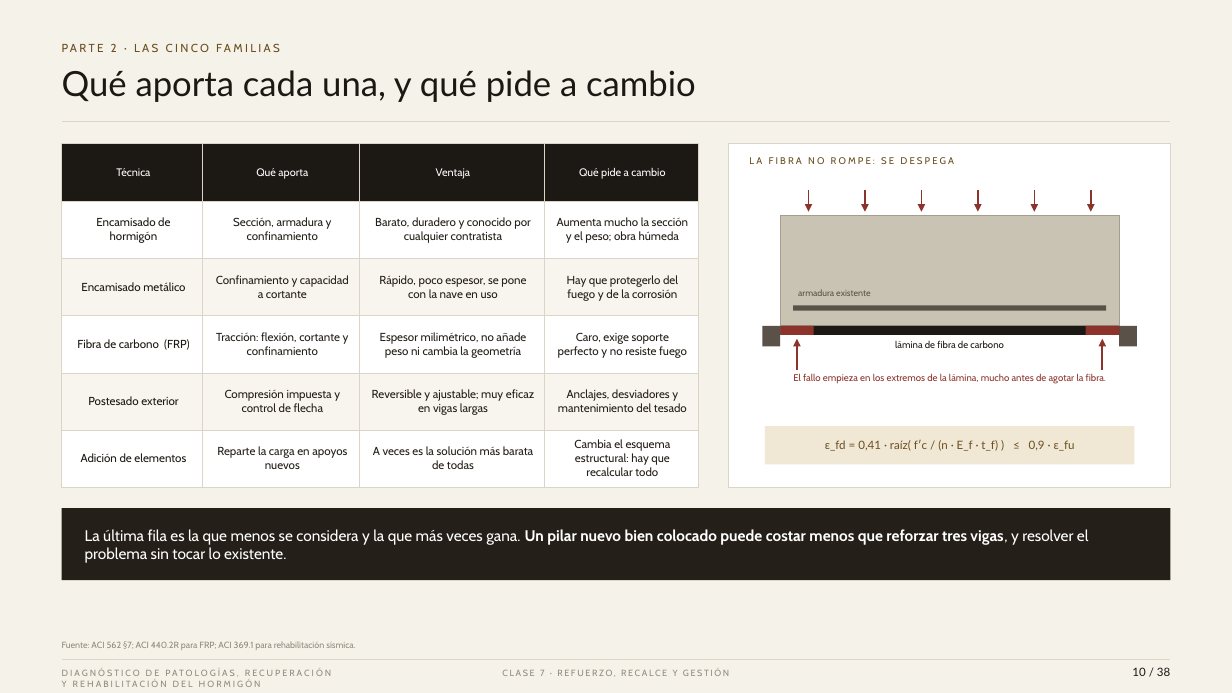
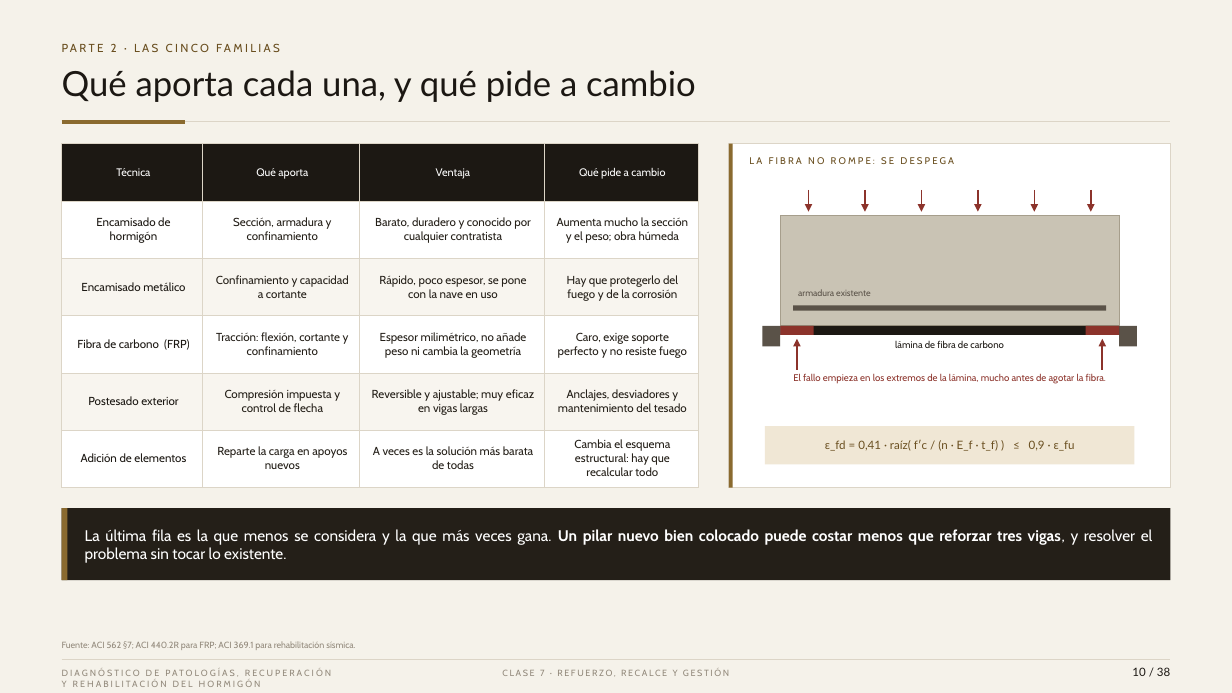
Before and after one commit to kevinyerkovc-cmd/Yerko, a slide deck: slide 10 of PH_Clase_7_Refuerzo_recalce_y_gestion.pptx. Drawn at 1232x693 pixels with LibreOffice and Linux fonts; fonts in the diff are those of the drawing. Boxes give left, top, right and bottom in pixels: in the first picture for what was removed or moved away, otherwise in the second. Text is boxed around its words. In the diff, an @@ line names an element or a change of style, - is before the commit and + after.

```diff
--- a/PH_Clase_7_Refuerzo_recalce_y_gestion.pptx
+++ b/PH_Clase_7_Refuerzo_recalce_y_gestion.pptx
@@ line added from (62, 122) to (185, 122), #8A6A2F 2.5 pt @@
@@ rectangle added at (729, 144, 733, 488), fill #8A6A2F @@
@@ rectangle added at (62, 508, 67, 580), fill #8A6A2F @@
@@ text "La última fila es la ..." at (85, 529, 1152, 563): alignment left to justified @@
```
Also in this commit, not shown: 34 other slides changed, 3 slides added, 3 slides removed, 2 other files.
